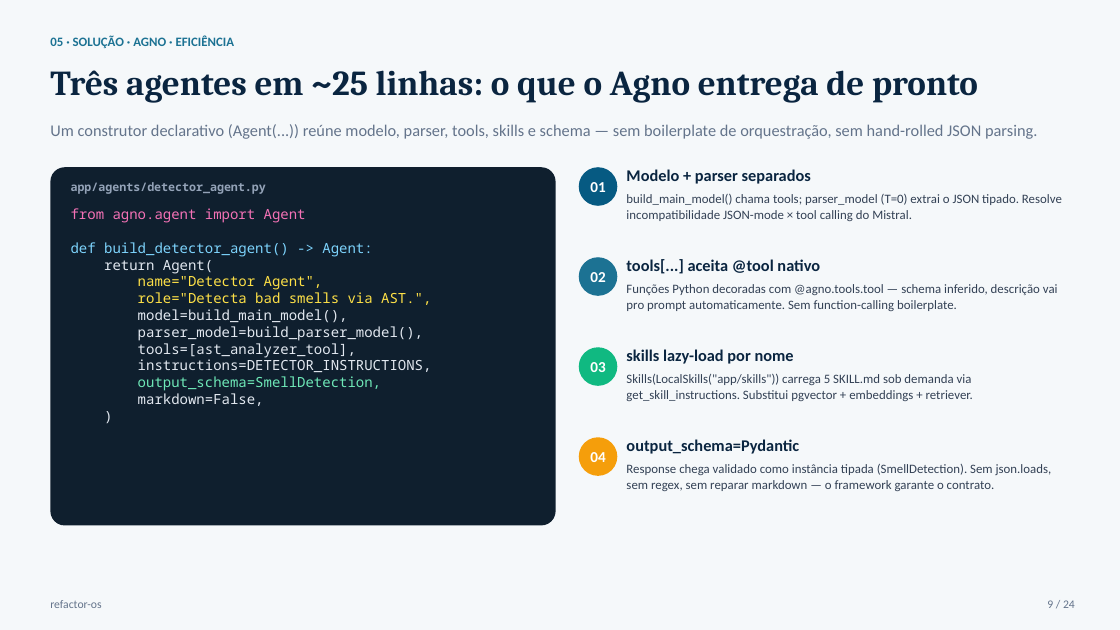
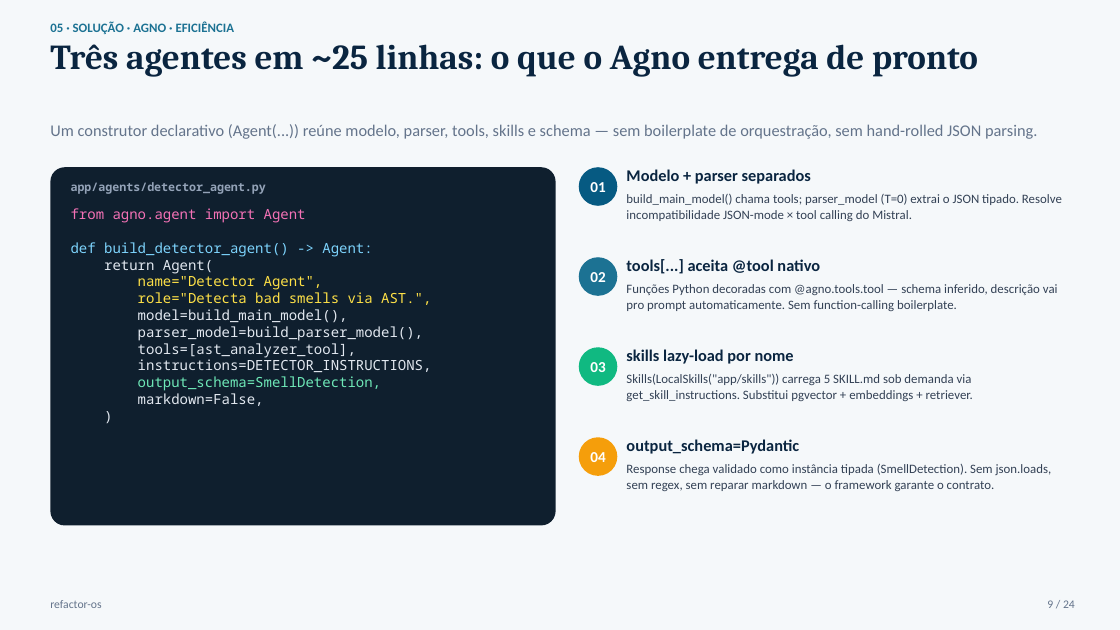
Before and after one commit to jvras58/refactor-os, a slide deck: slide 9 of docs/apresentacao/refactor-os.pptx. Drawn at 1120x630 pixels with LibreOffice and Linux fonts; fonts in the diff are those of the drawing. Boxes give left, top, right and bottom in pixels: in the first picture for what was removed or moved away, otherwise in the second. Text is boxed around its words. In the diff, an @@ line names an element or a change of style, - is before the commit and + after.

```diff
--- a/docs/apresentacao/refactor-os.pptx
+++ b/docs/apresentacao/refactor-os.pptx
@@ text "05 · SOLUÇÃO · AGNO ...": place and size @@
-text "05 · SOLUÇÃO · AGNO ..." at (50,35,235,48)
+text "05 · SOLUÇÃO · AGNO ..." at (50,21,235,34)
@@ text "Três agentes em ~25 linhas: ...": place and size @@
-text "Três agentes em ~25 linhas: ..." at (50,70,978,103)
+text "Três agentes em ~25 linhas: ..." at (50,44,978,77)
```
Also in this commit, not shown: 2 other slides changed.
